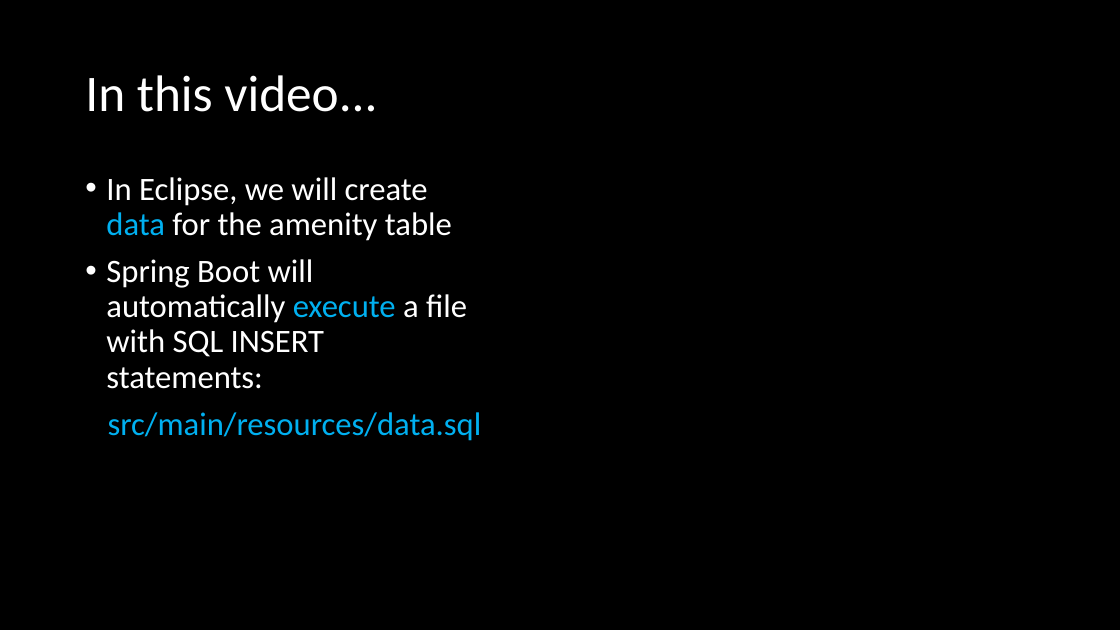
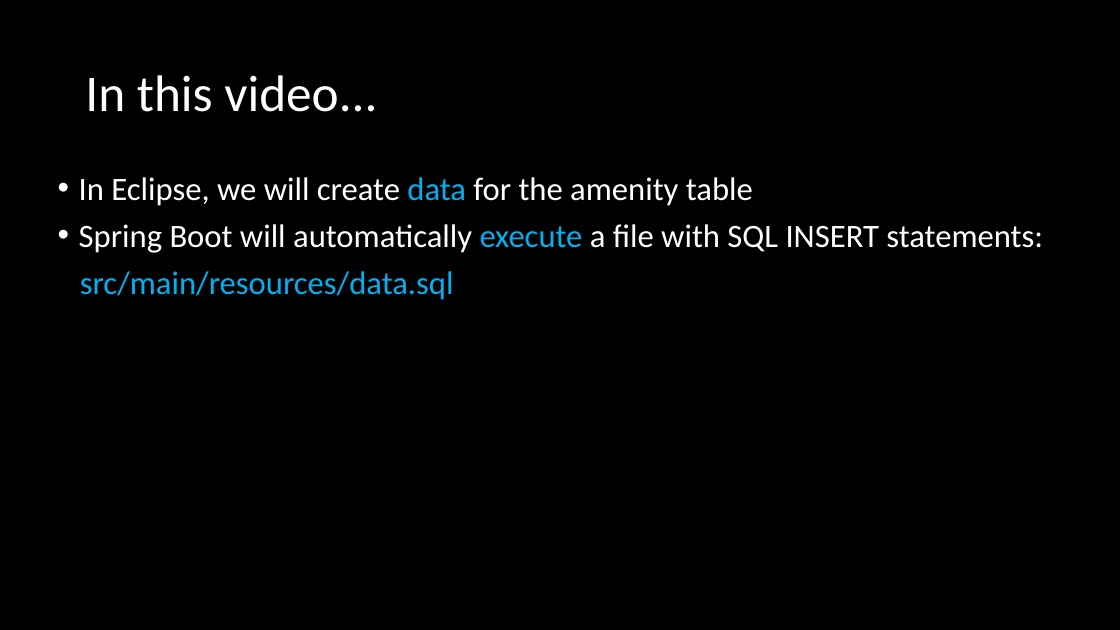
Before and after one commit to ckiefriter1/PT-BESD, a slide deck: slide 2 of Week13/05 Pet Park - Create Table data.pptx. Drawn at 1120x630 pixels with LibreOffice and Linux fonts; fonts in the diff are those of the drawing. Boxes give left, top, right and bottom in pixels: in the first picture for what was removed or moved away, otherwise in the second. Text is boxed around its words. In the diff, an @@ line names an element or a change of style, - is before the commit and + after.

```diff
--- a/Week13/05 Pet Park - Create Table data.pptx
+++ b/Week13/05 Pet Park - Create Table data.pptx
@@ text "In Eclipse, we will create ..." rewrapped from bbox=[106, 177, 482, 441] to bbox=[79, 177, 1043, 300] @@
```
Also in this commit, not shown: 10 other files.
